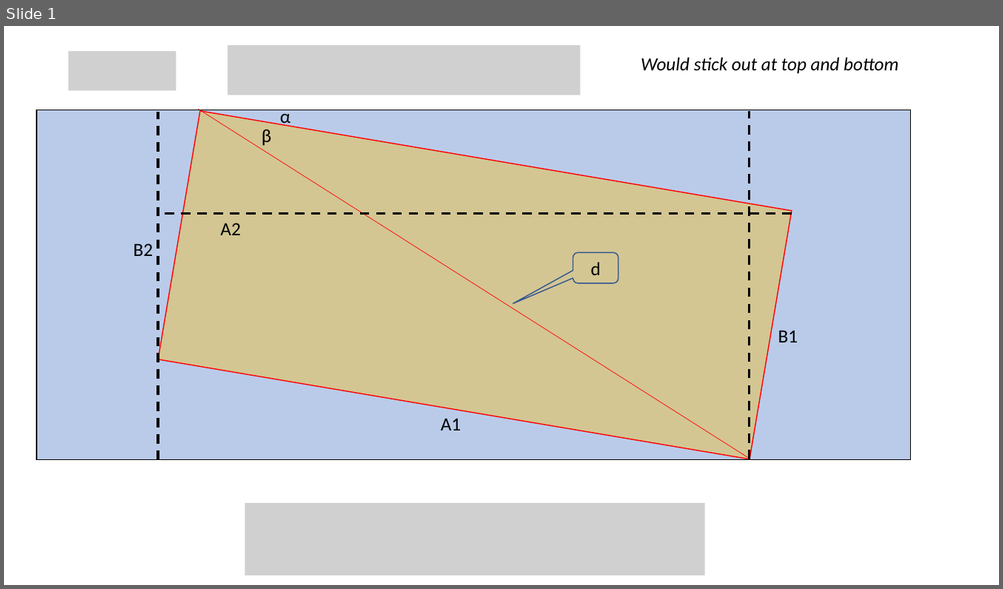
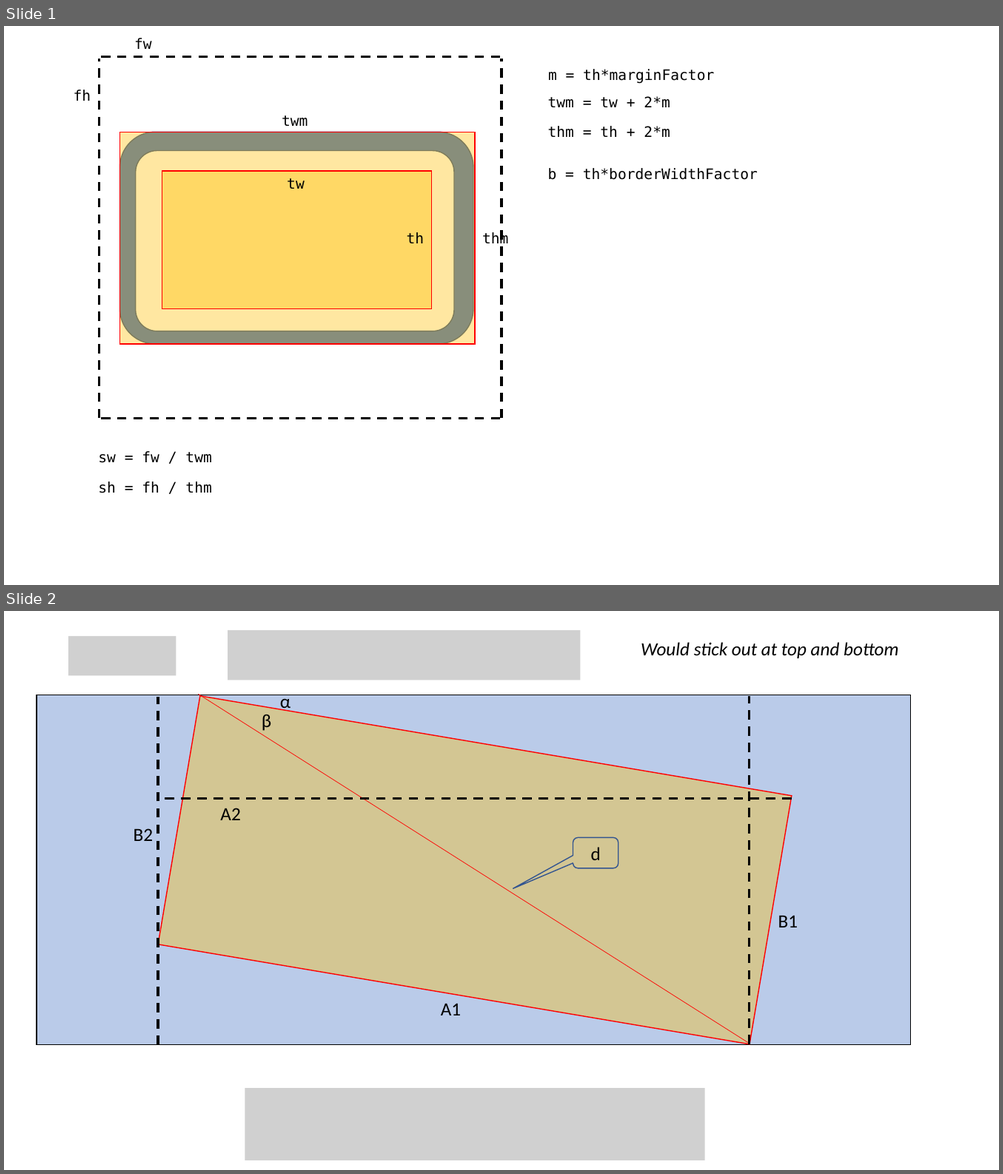
Before and after one commit to joachimneumann/Truth-O-Meter, a slide deck: rectangleRotation.pptx. Shown one above the other, each under a label of ours: slide 1 before the commit, slides 1 and 2 after it. The pictures are 1003x589 and 1003x1174 pixels, drawn with LibreOffice and Linux fonts; fonts in the diff are those of the drawing; grey boxes stand for pictures. Boxes give left, top, right and bottom in pixels: in the first picture for what was removed or moved away, otherwise in the second. Text is boxed around its words. In the diff, an @@ line names an element or a change of style, - is before the commit and + after.

```diff
--- a/rectangleRotation.pptx
+++ b/rectangleRotation.pptx
@@ slide 1 added at box(4, 26, 999, 585), background #FFFFFF @@
@@ text added at box(134, 38, 152, 49), 14 pt, text #000000 @@
+fw
@@ group added at box(98, 56, 502, 419): 4 lines @@
@@ text added at box(548, 69, 714, 84), 14 pt, text #000000 @@
+m = th*marginFactor
@@ text added at box(74, 90, 91, 101), 14 pt, text #000000 @@
+fh
@@ text added at box(548, 96, 669, 107), 14 pt, text #000000 @@
+twm = tw + 2*m
@@ rounded rectangle added at box(119, 132, 473, 344), fill #4472C4, outline #325491 1 pt @@
@@ rectangle added at box(119, 132, 475, 344), fill #FFC000 at 37% opacity, outline #FF0000 1 pt @@
@@ text added at box(282, 116, 307, 126), 14 pt, text #000000 @@
+twm
@@ text added at box(548, 126, 669, 137), 14 pt, text #000000 @@
+thm = th + 2*m
@@ rounded rectangle added at box(135, 150, 454, 331), fill #FFFFFF, outline #325491 1 pt @@
@@ rectangle added at box(162, 172, 432, 309), fill #FFC000 at 37% opacity, outline #FF0000 1 pt @@
@@ text added at box(287, 178, 304, 189), 14 pt, text #000000 @@
+tw
@@ text added at box(548, 168, 757, 180), 14 pt, text #000000 @@
+b = th*borderWidthFactor
@@ text added at box(407, 232, 424, 244), 14 pt, text #000000 @@
+th
@@ text added at box(482, 232, 508, 247), 14 pt, text #000000 @@
+thm
@@ text added at box(98, 452, 211, 463), 14 pt, text #000000 @@
+sw = fw / twm
@@ text added at box(98, 482, 211, 494), 14 pt, text #000000 @@
+sh = fh / thm
@@ what was slide 1 is now slide 2 @@
```
Also in this commit, not shown: 1 other file.
